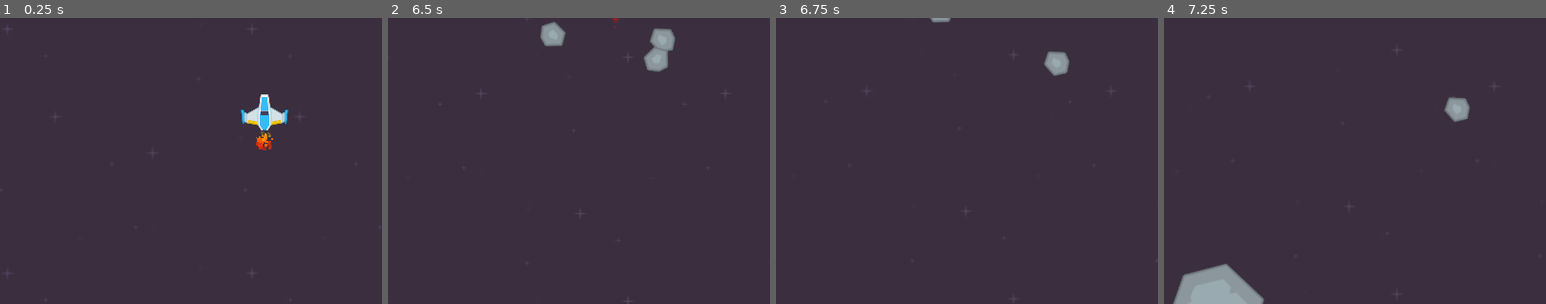
Above: before the commit, frames 1-4 (left to right).
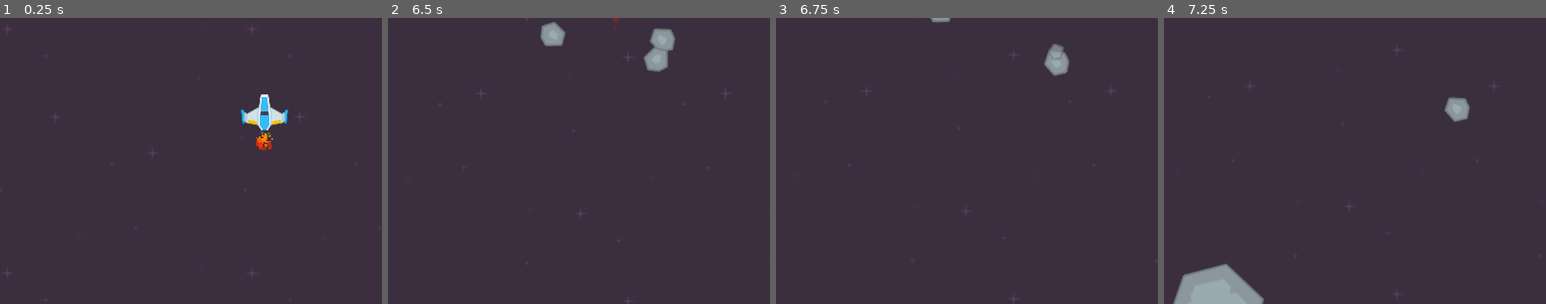
Above: after the commit, the same moments.

Repository: nicognito/game-a-week-001
Game: Godot game, scene res://scenes/level.tscn
Same seed, same stepped clock (60 frames per second), same inputs: the game is played once before the commit and once after it.
Inputs:
- Up to frame 1 (0.25 s): no input
- Up to frame 2 (6.5 s): tap Enter at 0.5 s; hold W (move_forward) 0.53-2.03 s; tap Space (fire) every 0.75 s from 0.6 to 5.85 s; hold A (turn_left) 2.03-3.53 s; hold S (move_back) 3.53-4.28 s; hold D (turn_right) 4.28-5.03 s; hold W (move_forward) 5.03-5.78 s; hold D (turn_right) from 5.78 s (still down)
- Up to frame 3 (6.75 s): keep holding D (turn_right); tap Space (fire) at 6.6 s
- Up to frame 4 (7.25 s): keep holding D (turn_right)
The pictures show only the part of the screen within x 15-65%, y 34-84%; the shares and areas given below are measured in that part.

Frames 1-2 are identical in both runs. In frame 3, 0.1% of the frame differs, in the area x 71-76%, y 9-15%; in frame 4, nothing differs.

Commit message:
Add meteor explosion

Diff:
--- /dev/null
+++ b/scenes/meteor_explosion.tscn
@@ -0,0 +1,37 @@
+[gd_scene load_steps=6 format=3 uid="uid://cim0aiip5gex"]
+
+[ext_resource type="Texture2D" uid="uid://chro7fwiu66hj" path="res://assets/textures/meteors/meteorGrey_tiny1.png" id="1_yves3"]
+[ext_resource type="Script" path="res://scripts/meteor_explosion.gd" id="2_2n3mg"]
+
+[sub_resource type="Gradient" id="Gradient_2i6gk"]
+offsets = PackedFloat32Array(0.00087184, 0.210985, 0.997384)
+colors = PackedColorArray(1, 1, 1, 1, 1, 1, 1, 0, 1, 1, 1, 0)
+
+[sub_resource type="GradientTexture1D" id="GradientTexture1D_wwnu5"]
+gradient = SubResource("Gradient_2i6gk")
+
+[sub_resource type="ParticleProcessMaterial" id="ParticleProcessMaterial_kh40f"]
+particle_flag_disable_z = true
+direction = Vector3(0, 0, 0)
+spread = 180.0
+gravity = Vector3(0, 0, 0)
+initial_velocity_min = 200.0
+initial_velocity_max = 200.0
+orbit_velocity_min = 0.0
+orbit_velocity_max = 0.0
+color_ramp = SubResource("GradientTexture1D_wwnu5")
+
+[node name="MeteorExplosion" type="GPUParticles2D"]
+amount = 4
+process_material = SubResource("ParticleProcessMaterial_kh40f")
+texture = ExtResource("1_yves3")
+lifetime = 0.5
+one_shot = true
+script = ExtResource("2_2n3mg")
+
+[node name="Timer" type="Timer" parent="."]
+wait_time = 0.3
+one_shot = true
+autostart = true
+
+[connection signal="timeout" from="Timer" to="." method="_on_timer_timeout"]
--- a/scripts/level.gd
+++ b/scripts/level.gd
@@ -9,6 +9,8 @@
 var max_meteor_count = 10
 
 var life = 3
+
+var meteor_explosion_scenes = preload("res://scenes/meteor_explosion.tscn")
 
 var med_meteor_scenes = [
 	preload("res://scenes/med_meteor_1.tscn"),
@@ -57,6 +59,8 @@
 
 
 func _on_player_died():
+	if not player:
+		return
 	player.queue_free()
 	player = null
 	life -= 1
@@ -70,6 +74,10 @@
 
 
 func _on_meteor_destroyed(meteor_position, meteor_size, meteor_direction):
+	var meteor_explosion = meteor_explosion_scenes.instantiate()
+	meteor_container.add_child(meteor_explosion)
+	meteor_explosion.global_position = meteor_position
+
 	if meteor_size == Meteor.MeteorSize.SMALL:
 		return
 
--- /dev/null
+++ b/scripts/meteor_explosion.gd
@@ -0,0 +1,5 @@
+extends GPUParticles2D
+
+
+func _on_timer_timeout():
+	queue_free()
Binary file added: assets/textures/meteors/meteorGrey_tiny1.png
Not shown, added: assets/textures/meteors/meteorGrey_tiny1.png.import
